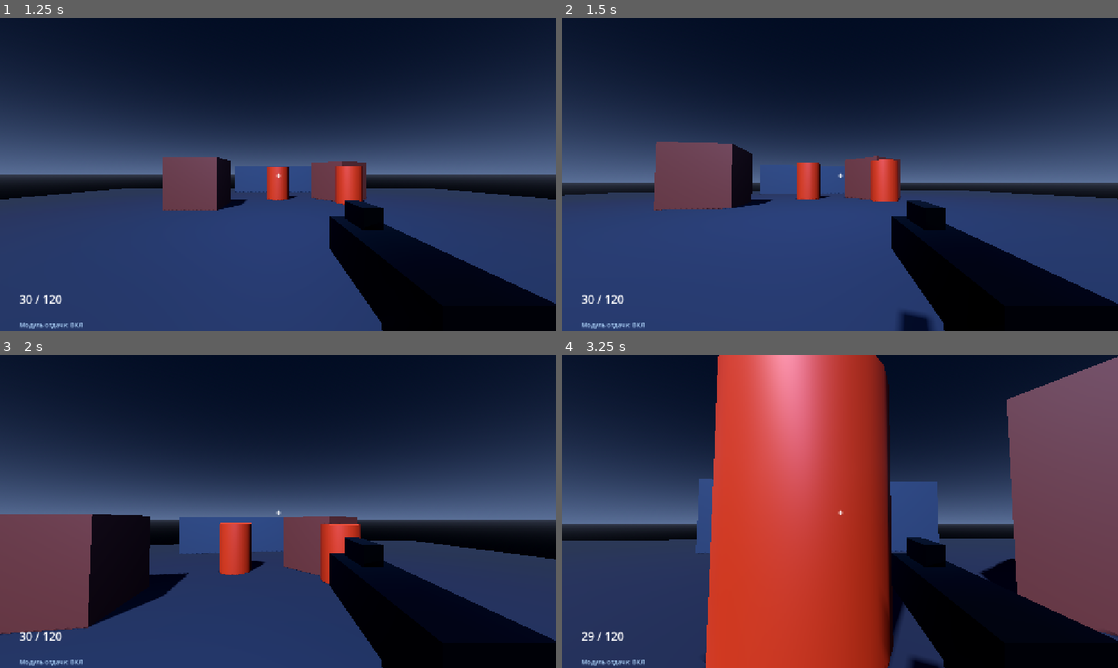
Above: before the commit, frames 1-4 (two rows, left to right).
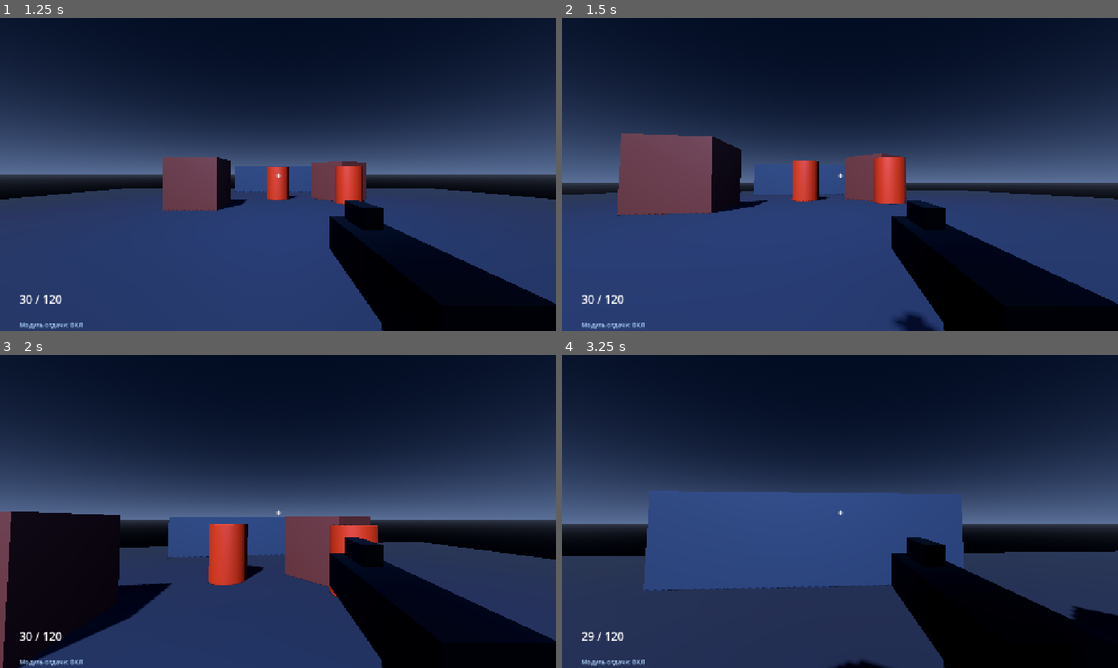
Above: after the commit, the same moments.

Repository: Rassvet-Studio/RogueShoot_New
Game: Godot game, scene res://scenes/main.tscn
Two runs of this game, one before a commit and one after it. Both use one fixed random seed, a clock stepped at 60 frames per second and the inputs below.
Inputs (mouse positions are in pixels of both pictures, inside the frame that each line leads up to):
- Up to frame 1 (1.25 s): click "Модуль ВКЛ — сильнее урон / о…" at 0.5 s
- Up to frame 2 (1.5 s): tap Enter at 1.25 s; move the mouse to (867, 174) at 1.27 s; hold W (move_forward) from 1.28 s (still down); hold Ctrl (slide) from 1.28 s (still down)
- Up to frame 3 (2 s): keep holding W (move_forward); keep holding Ctrl (slide); tap Space (jump) at 1.52 s
- Up to frame 4 (3.25 s): keep holding W (move_forward); move the mouse to (812, 511) at 2.02 s; release Ctrl (slide) at 2.03 s; click (812, 511) at 2.1 s; tap Space (jump) at 2.27 s; tap Ctrl (slide) at 2.3 s; move the mouse to (851, 505) at 2.77 s; hold Ctrl (slide) from 2.78 s (still down)

Frame 1 is identical in both runs. In frame 2, 4.5% of the frame differs, in the area x 0-100%, y 36-100%; in frame 3, 11%; in frame 4, 52%, in the area x 0-100%, y 0-100%.

Commit message:
feat: make slide a cooldown dash

Diff:
--- a/scenes/ui_range_hud.tscn
+++ b/scenes/ui_range_hud.tscn
@@ -52,6 +52,12 @@
 theme_override_font_sizes/font_size = 14
 text = "Модуль отдачи: --"
 
+[node name="Slide" type="Label" parent="Margin/VBox"]
+layout_mode = 2
+theme_override_colors/font_color = Color(0.55, 1, 0.65, 1)
+theme_override_font_sizes/font_size = 14
+text = "СКОЛЬЖЕНИЕ: ГОТОВО"
+
 [node name="SetupPanel" type="PanelContainer" parent="."]
 offset_left = 440.0
 offset_top = 230.0
--- a/scripts/player/fps_player.gd
+++ b/scripts/player/fps_player.gd
@@ -1,6 +1,8 @@
 class_name FPSPlayer
 extends CharacterBody3D
 ## Extensible local player foundation. Networking can later own player_id/input authority.
+
+signal slide_state_changed(active: bool)
 
 @export_category("Movement")
 @export var move_speed: float = 6.0
@@ -8,8 +10,11 @@
 @export var gravity: float = 18.0
 
 @export_category("Slide")
-@export var slide_friction: float = 4.5
-@export var slide_min_speed: float = 4.5
+@export var slide_impulse_speed: float = 6.0
+@export var slide_friction: float = 10.0
+@export var slide_min_speed: float = 3.5
+@export var slide_max_duration: float = 0.9
+@export var slide_cooldown: float = 3.0
 @export var slide_steer_strength: float = 7.0
 @export var slide_camera_height: float = 0.95
 @export var slide_camera_speed: float = 8.0
@@ -26,10 +31,20 @@
 var _pitch_degrees := 0.0
 var _recoil_pitch := 0.0
 var _is_sliding := false
+var _slide_elapsed := 0.0
+var _slide_cooldown_remaining := 0.0
 
 var is_sliding: bool:
 	get:
 		return _is_sliding
+
+var slide_cooldown_remaining: float:
+	get:
+		return _slide_cooldown_remaining
+
+var slide_ready: bool:
+	get:
+		return not _is_sliding and _slide_cooldown_remaining <= 0.0
 
 func _ready() -> void:
 	add_to_group("players")
@@ -45,6 +60,7 @@
 		_rotate_view(event.relative)
 
 func _physics_process(delta: float) -> void:
+	_slide_cooldown_remaining = move_toward(_slide_cooldown_remaining, 0.0, delta)
 	var was_on_floor := is_on_floor()
 	if not is_on_floor():
 		velocity.y -= gravity * delta
@@ -61,8 +77,8 @@
 	else:
 		velocity.x = wish_direction.x * move_speed
 		velocity.z = wish_direction.z * move_speed
-		if was_on_floor and Input.is_action_pressed("slide") and wish_direction != Vector3.ZERO and _horizontal_speed() >= slide_min_speed:
-			_begin_slide()
+		if was_on_floor and Input.is_action_just_pressed("slide"):
+			_begin_slide(wish_direction)
 	move_and_slide()
 	if _is_sliding and not is_on_floor():
 		_end_slide()
@@ -71,14 +87,27 @@
 	var target_camera_height := slide_camera_height if _is_sliding else standing_camera_height
 	camera_pivot.position.y = move_toward(camera_pivot.position.y, target_camera_height, slide_camera_speed * delta)
 
-func _begin_slide() -> void:
+
+func _begin_slide(wish_direction: Vector3) -> void:
+	if not slide_ready or wish_direction == Vector3.ZERO or not is_on_floor():
+		return
 	_is_sliding = true
+	_slide_elapsed = 0.0
+	_slide_cooldown_remaining = slide_cooldown
+	var launch_speed := _horizontal_speed() + slide_impulse_speed
+	velocity.x = wish_direction.x * launch_speed
+	velocity.z = wish_direction.z * launch_speed
+	slide_state_changed.emit(true)
 
 func _end_slide() -> void:
+	if not _is_sliding:
+		return
 	_is_sliding = false
+	slide_state_changed.emit(false)
 
 func _process_slide(delta: float, wish_direction: Vector3) -> void:
-	if not Input.is_action_pressed("slide") or not is_on_floor():
+	_slide_elapsed += delta
+	if not is_on_floor() or _slide_elapsed >= slide_max_duration:
 		_end_slide()
 		return
 	var horizontal_velocity := Vector2(velocity.x, velocity.z)
--- a/scripts/ui/range_hud.gd
+++ b/scripts/ui/range_hud.gd
@@ -5,7 +5,9 @@
 @onready var status_label: Label = $Margin/VBox/Status
 @onready var hit_marker: Label = $HitMarker
 @onready var module_label: Label = $Margin/VBox/Module
+@onready var slide_label: Label = $Margin/VBox/Slide
 var _hit_marker_time := 0.0
+var _player: FPSPlayer
 
 func _ready() -> void:
 	hit_marker.visible = false
@@ -18,7 +20,24 @@
 	_on_ammo_changed(weapon.magazine_ammo, weapon.reserve_ammo)
 	module_label.text = "Модуль отдачи: " + ("ВКЛ" if weapon.config.recoil_module_enabled else "ВЫКЛ")
 
+func bind_player(player: FPSPlayer) -> void:
+	_player = player
+
+func _update_slide_indicator() -> void:
+	if _player == null:
+		return
+	if _player.is_sliding:
+		slide_label.text = "СКОЛЬЖЕНИЕ"
+		slide_label.modulate = Color(1.0, 0.8, 0.3, 1.0)
+	elif _player.slide_cooldown_remaining > 0.0:
+		slide_label.text = "СКОЛЬЖЕНИЕ: КД %.1f" % _player.slide_cooldown_remaining
+		slide_label.modulate = Color(0.65, 0.65, 0.7, 1.0)
+	else:
+		slide_label.text = "СКОЛЬЖЕНИЕ: ГОТОВО"
+		slide_label.modulate = Color(0.55, 1.0, 0.65, 1.0)
+
 func _process(delta: float) -> void:
+	_update_slide_indicator()
 	if _hit_marker_time > 0.0:
 		_hit_marker_time -= delta
 		if _hit_marker_time <= 0.0:
--- a/scripts/world/main.gd
+++ b/scripts/world/main.gd
@@ -9,6 +9,7 @@
 
 func _ready() -> void:
 	Input.mouse_mode = Input.MOUSE_MODE_VISIBLE
+	hud.bind_player(player)
 	module_on_button.pressed.connect(_select_module.bind(true))
 	module_off_button.pressed.connect(_select_module.bind(false))
 	setup_panel.show()
